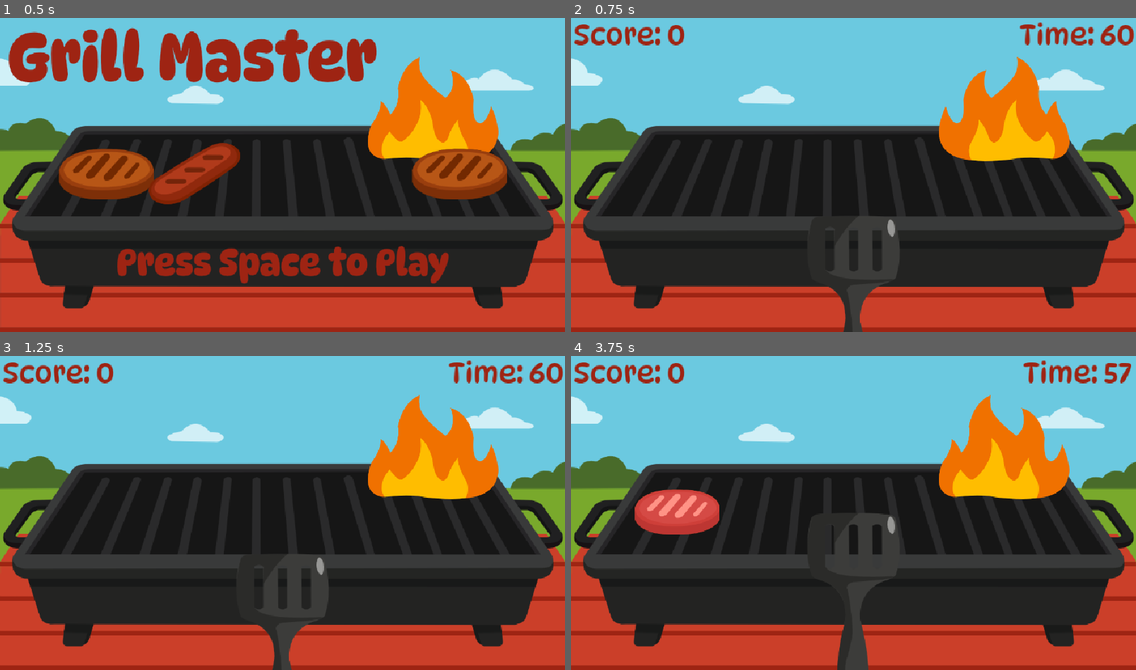
Above: before the commit, frames 1-4 (two rows, left to right).
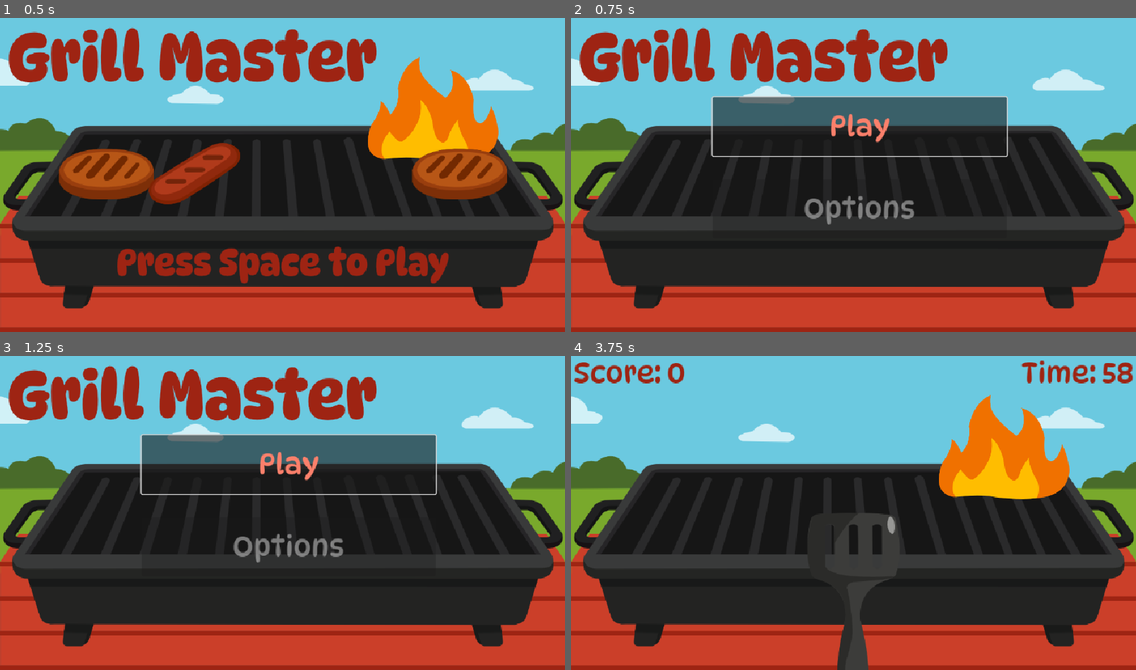
Above: after the commit, the same moments.

Repository: Allus-Interactive/30-days-of-summer-2025
Game: Godot game, scene res://scenes/menus/title_screen.tscn
Same seed, same stepped clock (60 frames per second), same inputs: the game is played once before the commit and once after it.
Inputs (mouse positions are in pixels of both pictures, inside the frame that each line leads up to):
- Up to frame 1 (0.5 s): no input
- Up to frame 2 (0.75 s): hold D (move_right) from 0.53 s (still down); tap Space (flip) at 0.6 s
- Up to frame 3 (1.25 s): keep holding D (move_right)
- Up to frame 4 (3.75 s): release D (move_right) at 1.25 s; click (859, 462) at 1.25 s, where only the run after the commit has a clickable "Play"; hold A (move_left) 2.03-2.78 s; tap Space (flip) at 2.1, 2.85, 3.6 s; hold D (move_right) from 2.78 s (still down)

Frame 1 is identical in both runs. In frame 2, 19% of the frame differs, in the area x 0-100%, y 1-100%; in frame 3, 19%; in frame 4, 2.4%.

Commit message:
implemented main menu

Diff:
--- a/assets/themes/dynapuff.tres
+++ b/assets/themes/dynapuff.tres
@@ -6,6 +6,9 @@
 
 [resource]
 default_font = ExtResource("1_j14r1")
+Button/colors/font_color = Color(0.619608, 0.141176, 0.0745098, 1)
+Button/colors/font_focus_color = Color(0.983502, 0.501479, 0.418161, 1)
+Button/font_sizes/font_size = 48
 Label/colors/font_color = Color(0.619608, 0.141176, 0.0745098, 1)
 Label/colors/font_outline_color = Color(0, 0, 0, 1)
 Label/colors/font_shadow_color = Color(0, 0, 0, 0)
--- /dev/null
+++ b/scenes/menus/main menu/main_menu.gd
@@ -0,0 +1,25 @@
+extends Control
+
+
+@export var game_scene: String
+@export var options_scene: String
+
+@onready var start_button: Button = $CanvasLayer/VBoxContainer/StartButton
+@onready var high_score_label: Label = $CanvasLayer/HighScoreLabel
+
+
+func _ready() -> void:
+	start_button.grab_focus()
+
+	GameManager.high_score = GameManager.load_high_score()
+	if GameManager.high_score <= 0:
+		high_score_label.visible = false
+	high_score_label.text = "High Score: %d" % GameManager.high_score
+
+
+func _on_start_button_pressed() -> void:
+	get_tree().change_scene_to_file.call_deferred(game_scene)
+
+
+func _on_options_button_pressed() -> void:
+	get_tree().change_scene_to_file.call_deferred(options_scene)
--- /dev/null
+++ b/scenes/menus/main menu/main_menu.tscn
@@ -0,0 +1,68 @@
+[gd_scene load_steps=4 format=3 uid="uid://dlnp3rlrqrani"]
+
+[ext_resource type="Script" uid="uid://265rdwhajdxi" path="res://scenes/menus/main menu/main_menu.gd" id="1_ocmjx"]
+[ext_resource type="Texture2D" uid="uid://c210wprumppyg" path="res://assets/main_menu.png" id="2_tg8af"]
+[ext_resource type="Theme" uid="uid://8n7hmf7q53wo" path="res://assets/themes/dynapuff.tres" id="3_2pddd"]
+
+[node name="MainMenu" type="Control"]
+layout_mode = 3
+anchors_preset = 15
+anchor_right = 1.0
+anchor_bottom = 1.0
+grow_horizontal = 2
+grow_vertical = 2
+script = ExtResource("1_ocmjx")
+game_scene = "res://scenes/grill_master.tscn"
+
+[node name="Sprite2D" type="Sprite2D" parent="."]
+position = Vector2(480, 270)
+texture = ExtResource("2_tg8af")
+
+[node name="CanvasLayer" type="CanvasLayer" parent="."]
+
+[node name="ColorRect" type="ColorRect" parent="CanvasLayer"]
+visible = false
+offset_right = 960.0
+offset_bottom = 540.0
+color = Color(0, 0, 0, 0.490196)
+
+[node name="VBoxContainer" type="VBoxContainer" parent="CanvasLayer"]
+offset_left = 240.0
+offset_top = 140.0
+offset_right = 740.0
+offset_bottom = 520.0
+theme_override_constants/separation = 40
+
+[node name="StartButton" type="Button" parent="CanvasLayer/VBoxContainer"]
+custom_minimum_size = Vector2(500, 100)
+layout_mode = 2
+theme = ExtResource("3_2pddd")
+text = "Play"
+
+[node name="OptionsButton" type="Button" parent="CanvasLayer/VBoxContainer"]
+custom_minimum_size = Vector2(500, 100)
+layout_mode = 2
+theme = ExtResource("3_2pddd")
+disabled = true
+text = "Options"
+
+[node name="QuitButton" type="Button" parent="CanvasLayer/VBoxContainer"]
+visible = false
+custom_minimum_size = Vector2(500, 100)
+layout_mode = 2
+theme = ExtResource("3_2pddd")
+text = "Quit"
+
+[node name="HighScoreLabel" type="Label" parent="CanvasLayer"]
+offset_left = 240.0
+offset_top = 475.0
+offset_right = 740.0
+offset_bottom = 535.0
+theme = ExtResource("3_2pddd")
+theme_override_colors/font_color = Color(0, 0, 0, 1)
+text = "High Score: 0"
+horizontal_alignment = 1
+vertical_alignment = 1
+
+[connection signal="pressed" from="CanvasLayer/VBoxContainer/StartButton" to="." method="_on_start_button_pressed"]
+[connection signal="pressed" from="CanvasLayer/VBoxContainer/OptionsButton" to="." method="_on_options_button_pressed"]
--- a/scenes/menus/title_screen.gd
+++ b/scenes/menus/title_screen.gd
@@ -4,17 +4,10 @@
 @export var next_scene: String
 
 
-@onready var high_score_label: Label = $CanvasLayer/HighScoreLabel
-
-
 func _ready() -> void:
 	var bg_music = GameManager.get_node("MusicPlayer")
 	if bg_music and not bg_music.playing:
 		bg_music.play()
-	GameManager.high_score = GameManager.load_high_score()
-	if GameManager.high_score <= 0:
-		high_score_label.visible = false
-	high_score_label.text = "High Score: %d" % GameManager.high_score
 
 
 func _process(_delta: float) -> void:
--- a/scenes/menus/title_screen.tscn
+++ b/scenes/menus/title_screen.tscn
@@ -6,7 +6,6 @@
 [ext_resource type="Texture2D" uid="uid://eo7xll3s1jd1" path="res://assets/flame/flame_1.png" id="4_jhqb3"]
 [ext_resource type="Texture2D" uid="uid://d304avqfvx4u1" path="res://assets/food/burger/burger_cooked.png" id="5_ssxho"]
 [ext_resource type="Texture2D" uid="uid://cp8v8li15ikfx" path="res://assets/food/sausage/sausage_cooked.png" id="6_30q4t"]
-[ext_resource type="Theme" uid="uid://8n7hmf7q53wo" path="res://assets/themes/dynapuff.tres" id="7_jhqb3"]
 
 [sub_resource type="AtlasTexture" id="AtlasTexture_ugfu2"]
 atlas = ExtResource("3_ptv5j")
@@ -38,7 +37,7 @@
 grow_horizontal = 2
 grow_vertical = 2
 script = ExtResource("1_n17qi")
-next_scene = "res://scenes/grill_master.tscn"
+next_scene = "res://scenes/menus/main menu/main_menu.tscn"
 
 [node name="Sprite2D" type="Sprite2D" parent="."]
 position = Vector2(480, 270)
@@ -62,15 +61,3 @@
 [node name="Sprite2D3" type="Sprite2D" parent="Sprite2D"]
 position = Vector2(300, 0)
 texture = ExtResource("5_ssxho")
-
-[node name="CanvasLayer" type="CanvasLayer" parent="."]
-
-[node name="HighScoreLabel" type="Label" parent="CanvasLayer"]
-offset_top = 480.0
-offset_right = 960.0
-offset_bottom = 539.0
-theme = ExtResource("7_jhqb3")
-theme_override_colors/font_color = Color(0, 0, 0, 1)
-text = "High Score: 0"
-horizontal_alignment = 1
-vertical_alignment = 1
Binary file added: assets/main_menu.png
Not shown, added: assets/main_menu.png.import
Not shown, added: scenes/menus/main menu/main_menu.gd.uid
Not shown: 1 places in scenes/menus/title_screen.tscn that only renumber resources
